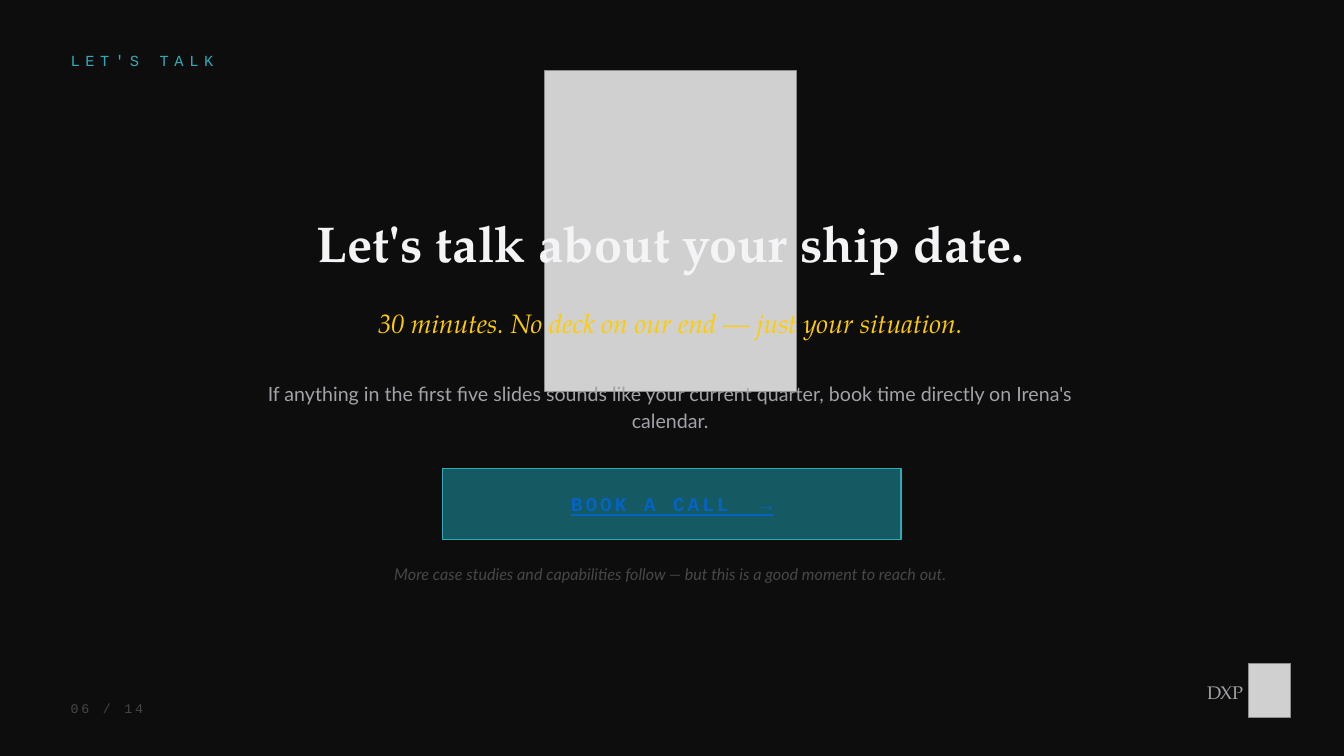
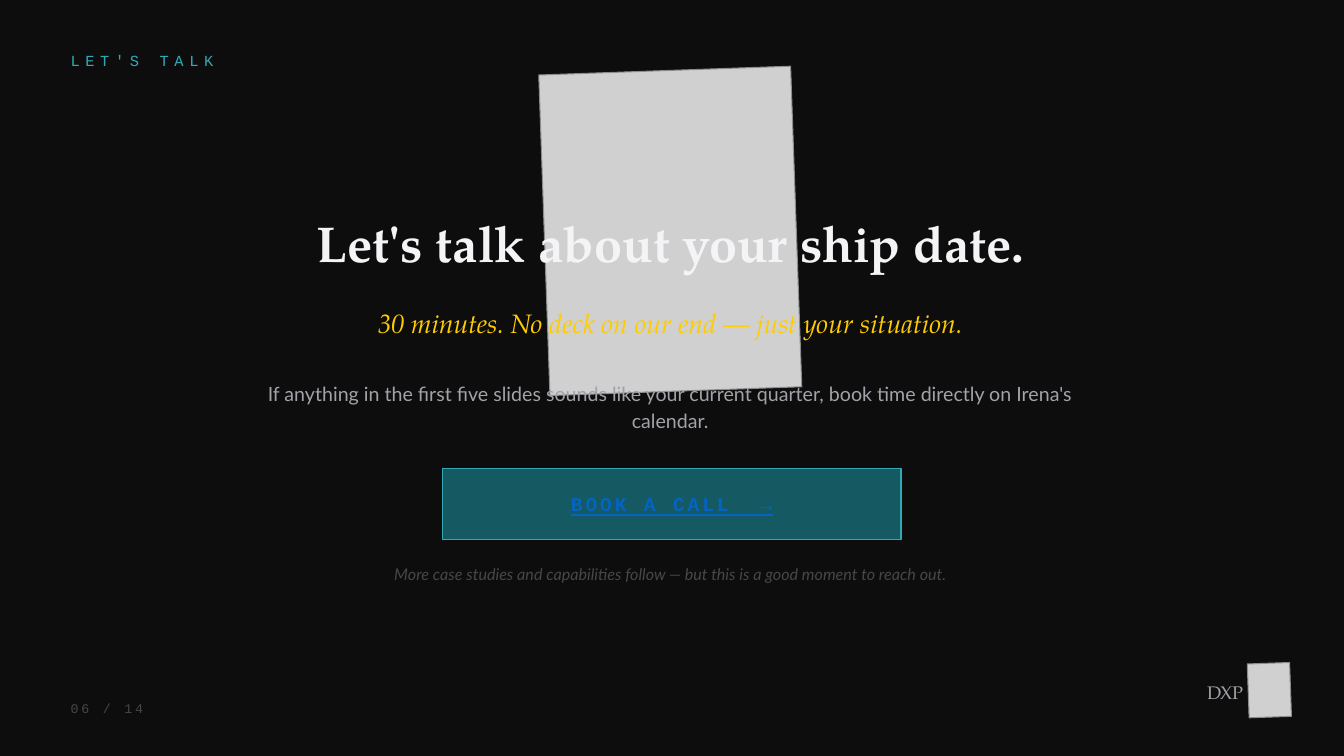
Before and after one commit to IrenaPereira/dxp-web, a slide deck: slide 6 of docs/brand/DXP-Capabilities-Deck.pptx. Drawn at 1344x756 pixels with LibreOffice and Linux fonts; fonts in the diff are those of the drawing; grey boxes stand for pictures. Boxes give left, top, right and bottom in pixels: in the first picture for what was removed or moved away, otherwise in the second. Text is boxed around its words. In the diff, an @@ line names an element or a change of style, - is before the commit and + after.

```diff
--- a/docs/brand/DXP-Capabilities-Deck.pptx
+++ b/docs/brand/DXP-Capabilities-Deck.pptx
@@ picture at [539,66,802,396]: rotation 0 to 358 degrees @@
@@ picture at [1247,663,1291,718]: rotation 0 to 358 degrees @@
```
Also in this commit, not shown: 13 other slides changed, 5 other files.
